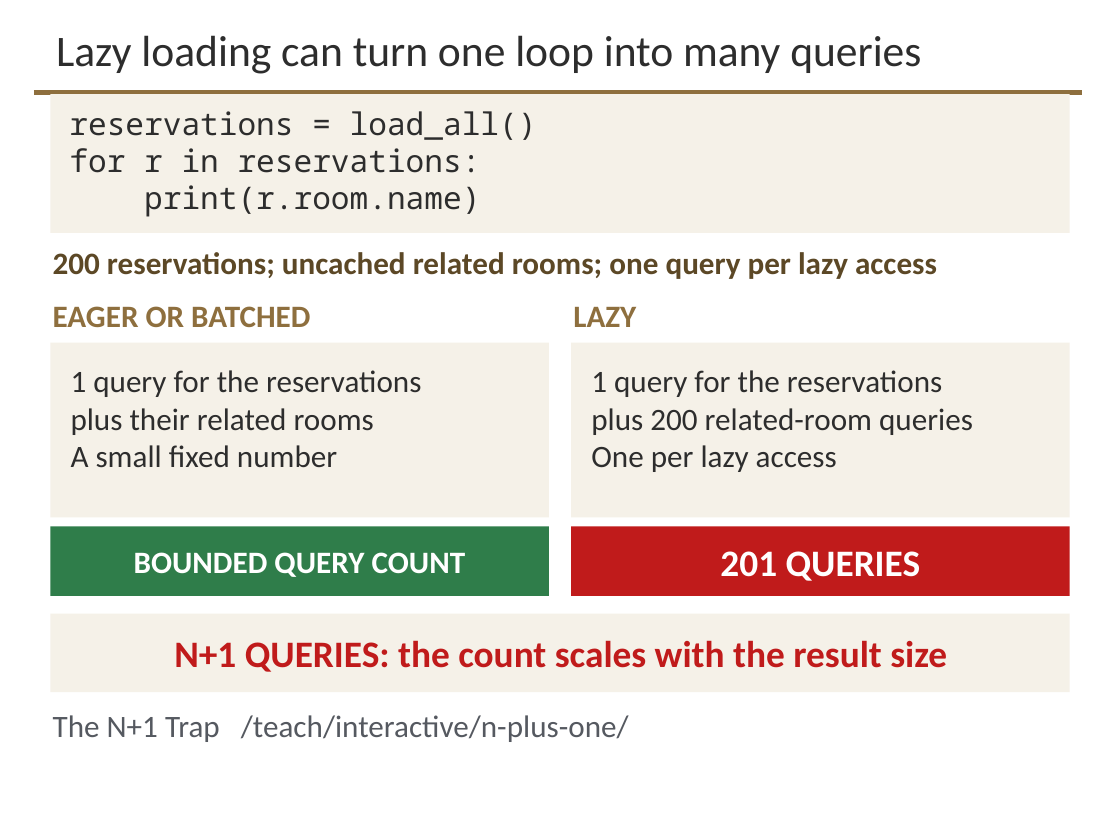
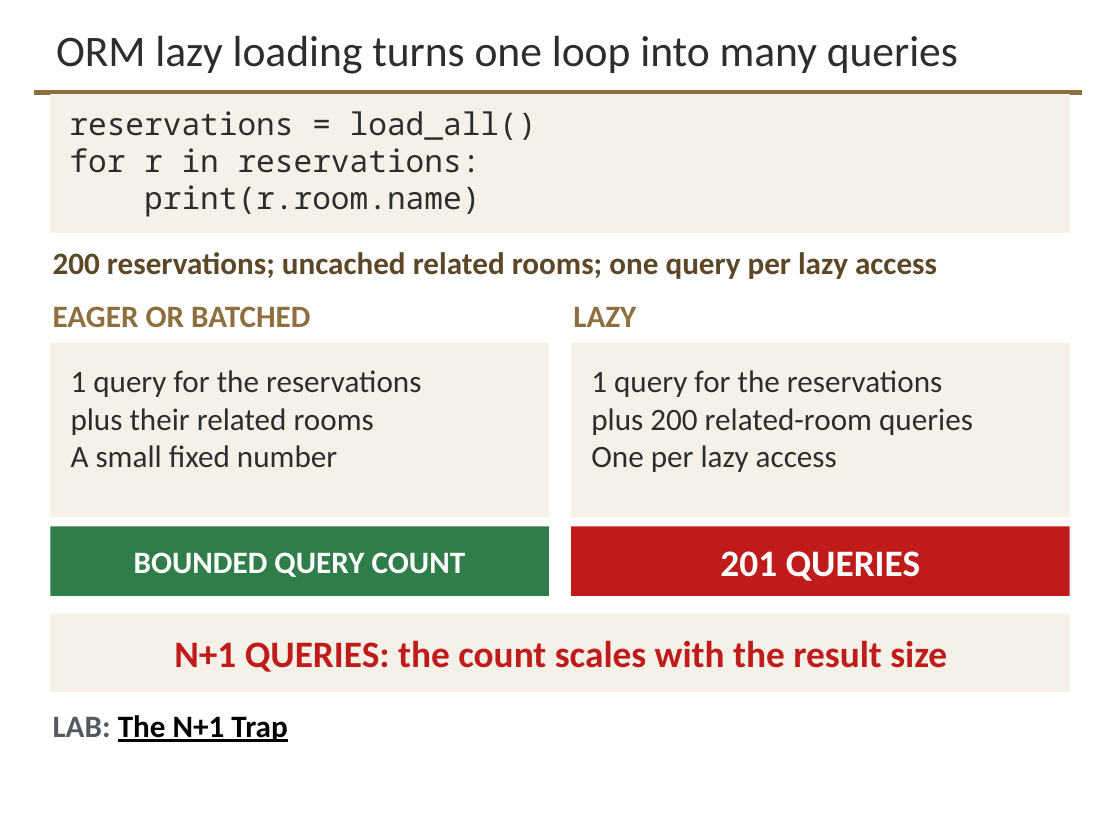
Before and after one commit to davisjam/model-based-agentic-software-engineering, a slide deck: slide 16 of course/lectures/act-3-software-in-the-world/02-data-management/3-2-Data-Management.pptx (slide 15 before the commit). Drawn at 1120x840 pixels with LibreOffice and Linux fonts; fonts in the diff are those of the drawing; background and template pictures are left out. Boxes give left, top, right and bottom in pixels: in the first picture for what was removed or moved away, otherwise in the second. Text is boxed around its words. In the diff, an @@ line names an element or a change of style, - is before the commit and + after.

```diff
--- a/course/lectures/act-3-software-in-the-world/02-data-management/3-2-Data-Management.pptx
+++ b/course/lectures/act-3-software-in-the-world/02-data-management/3-2-Data-Management.pptx
@@ title at <box>56,35,958,74</box>: text changed @@
-Lazy loading can turn one loop into many queries
+ORM lazy loading turns one loop into many queries
@@ text at <box>53,715,287,742</box>: text changed; text colour #555960 to #000000; bold on @@
-The N+1 Trap /teach/interactive/n-plus-one/
+LAB: The N+1 Trap
```
Also in this commit, not shown: 1 slide added.
